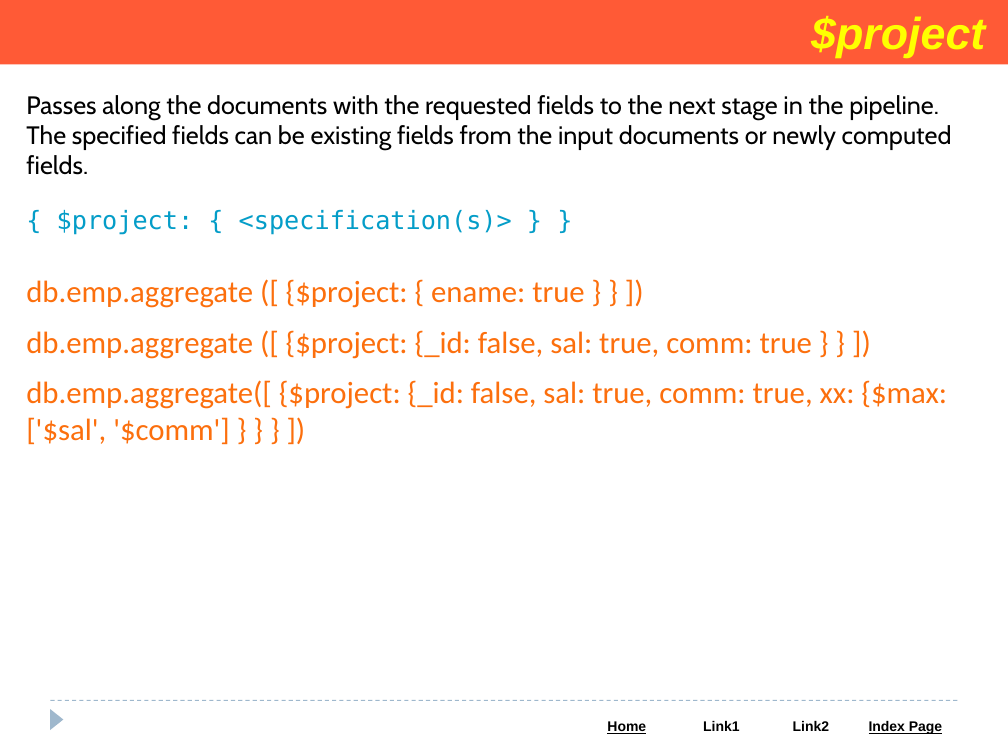
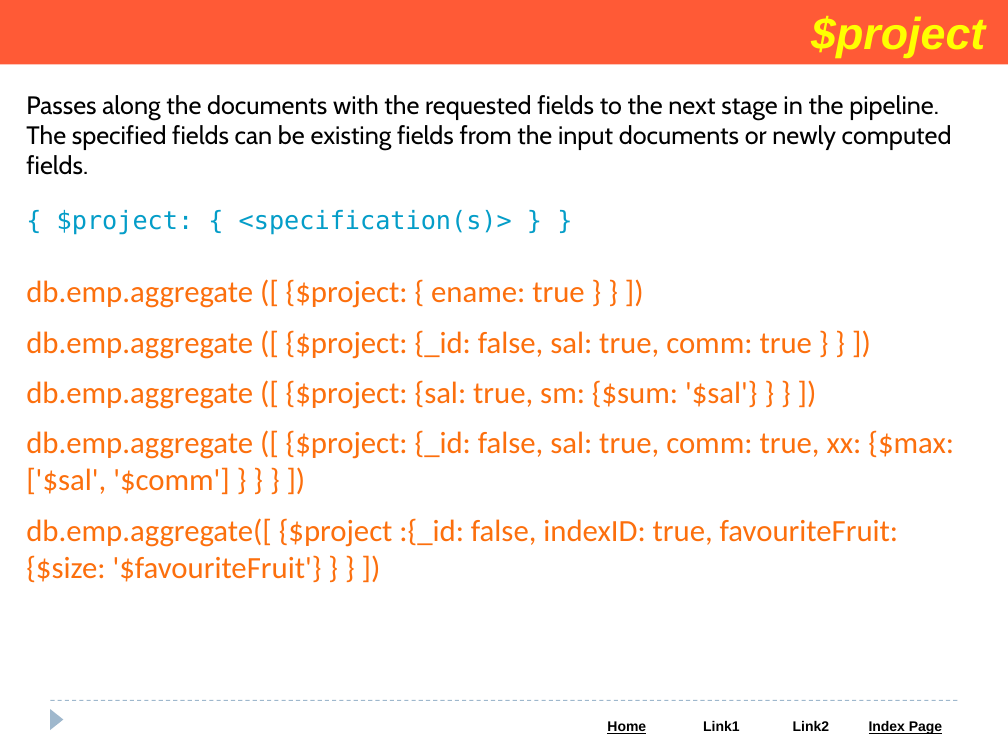
Before and after one commit to Saleel-Bagde/PPT-s, a slide deck: slide 98 of MongoDB PPT.pptx. Drawn at 1008x756 pixels with LibreOffice and Linux fonts; fonts in the diff are those of the drawing. Boxes give left, top, right and bottom in pixels: in the first picture for what was removed or moved away, otherwise in the second. Text is boxed around its words. In the diff, an @@ line names an element or a change of style, - is before the commit and + after.

```diff
--- a/MongoDB PPT.pptx
+++ b/MongoDB PPT.pptx
@@ text at bbox=[26, 380, 954, 583]: text changed @@
-db.emp.aggregate([ {$project: {_id: false, sal: true, comm: true, xx: {$max: ['$sal', '$comm'] } } } ])
+db.emp.aggregate ([ {$project: {sal: true, sm: {$sum: '$sal'} } } ])
+db.emp.aggregate ([ {$project: {_id: false, sal: true, comm: true, xx: {$max: ['$sal', '$comm'] } } } ])
+db.emp.aggregate([ {$project :{_id: false, indexID: true, favouriteFruit: {$size: '$favouriteFruit'} } } ])
```
